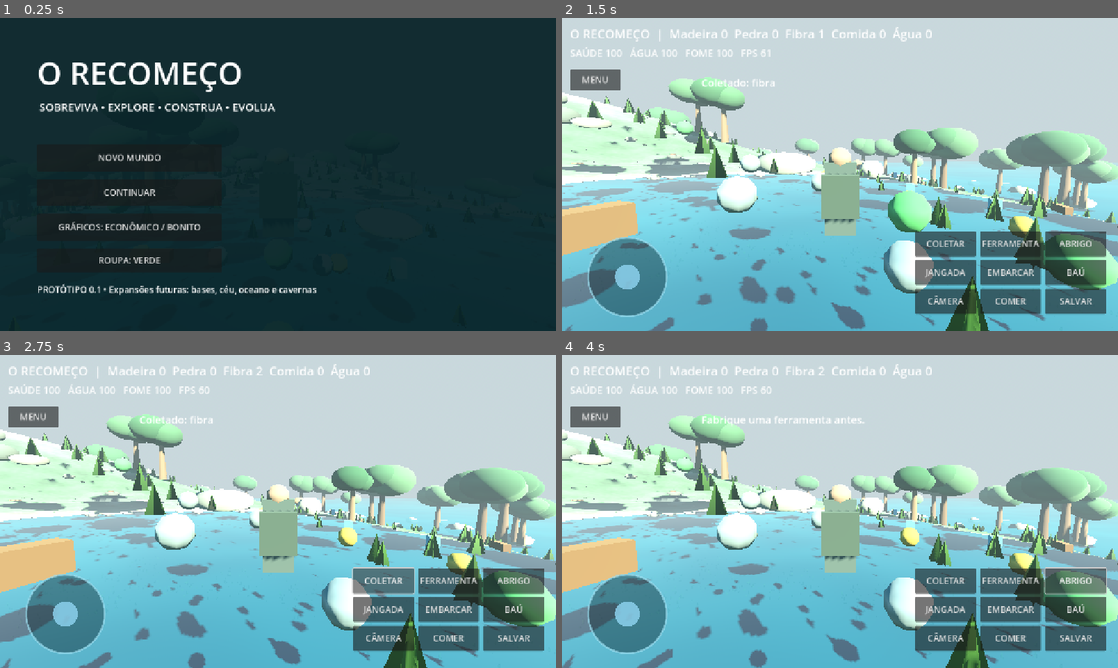
Above: before the commit, frames 1-4 (two rows, left to right).
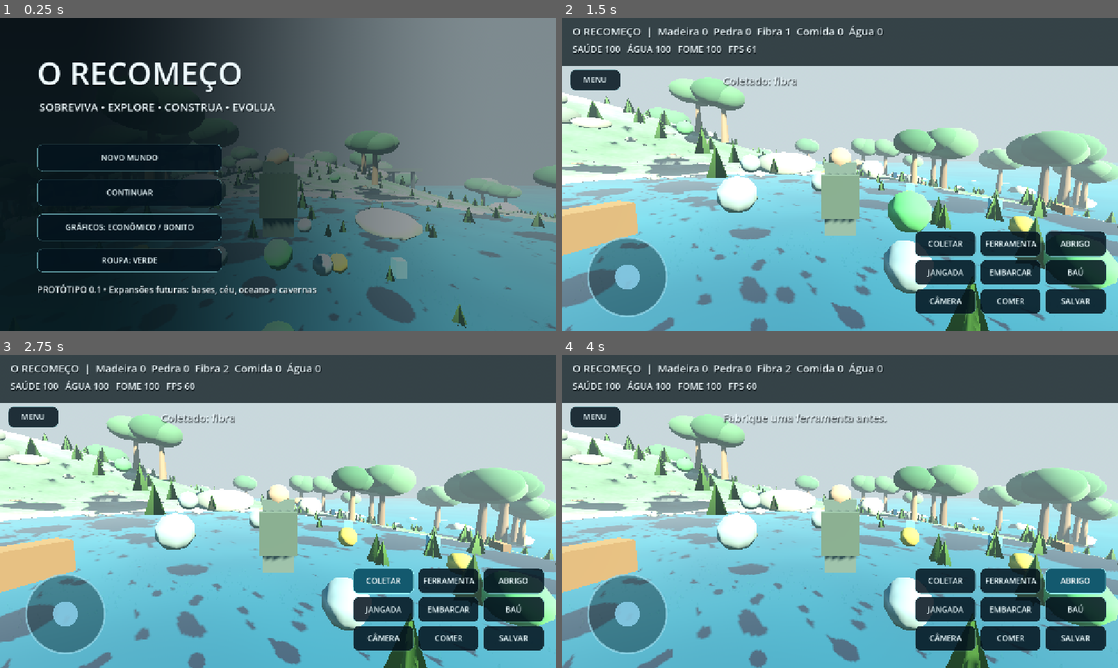
Above: after the commit, the same moments.

Repository: ronaldweker-prog/game
Game: Godot game, scene res://scenes/main.tscn
Same seed, same stepped clock (60 frames per second), same inputs: the game is played once before the commit and once after it.
Inputs (mouse positions are in pixels of both pictures, inside the frame that each line leads up to):
- Up to frame 1 (0.25 s): no input
- Up to frame 2 (1.5 s): click "NOVO MUNDO" at 0.5 s; tap Enter at 1.25 s; move the mouse to (867, 174) at 1.27 s; hold W from 1.28 s (still down); tap E at 1.35 s; click (867, 174) at 1.42 s
- Up to frame 3 (2.75 s): tap Space at 1.52 s; release W at 2 s; click "COLETAR" at 2 s
- Up to frame 4 (4 s): click "FERRAMENTA" at 2.75 s; click "ABRIGO" at 3.5 s

The runs differ from the first frame. In frame 1, 59% of the frame differs, in the area x 0-100%, y 0-100%; in frame 2, 24%; in frame 3, 24%; in frame 4, 24%.

Commit message:
Aplicar interface refinada ao menu e ao HUD mantendo controles e salvamento

Diff:
--- a/scripts/Main.gd
+++ b/scripts/Main.gd
@@ -7,6 +7,7 @@
 const VIRTUAL_STICK = preload("res://scripts/VirtualStick.gd")
 const WILDLIFE = preload("res://scripts/Wildlife.gd")
 const VISUAL_WORLD = preload("res://scripts/VisualWorld.gd")
+const UI_SKIN = preload("res://scripts/UISkin.gd")
 var game_config: Dictionary = {}
 var playing := false
 var player: CharacterBody3D
@@ -204,6 +205,7 @@
 	l.size = s
 	l.add_theme_font_size_override("font_size",sz)
 	parent.add_child(l)
+	UI_SKIN.style_label(l)
 	return l
 
 func _btn(parent: Control,t: String,p: Vector2,s: Vector2,method: Callable) -> Button:
@@ -212,6 +214,7 @@
 	b.position = p
 	b.size = s
 	b.add_theme_font_size_override("font_size",20)
+	UI_SKIN.style_button(b)
 	b.pressed.connect(method)
 	parent.add_child(b)
 	return b
@@ -224,7 +227,8 @@
 	hud.add_child(menu)
 	var bg := ColorRect.new()
 	bg.set_anchors_and_offsets_preset(Control.PRESET_FULL_RECT)
-	bg.color = Color(0.025,0.13,0.15,0.94)
+	bg.color = Color.WHITE
+	bg.material = UI_SKIN.menu_overlay()
 	menu.add_child(bg)
 	_label(menu,"O RECOMEÇO",Vector2(85,75),Vector2(780,110),72)
 	_label(menu,"SOBREVIVA • EXPLORE • CONSTRUA • EVOLUA",Vector2(90,185),Vector2(860,50),25)
@@ -237,9 +241,15 @@
 	hud_panel.set_anchors_and_offsets_preset(Control.PRESET_FULL_RECT)
 	hud_panel.mouse_filter = Control.MOUSE_FILTER_IGNORE
 	hud.add_child(hud_panel)
-	info = _label(hud_panel,"O RECOMEÇO",Vector2(18,15),Vector2(710,46),28)
-	status = _label(hud_panel,"SAÚDE 100   ÁGUA 100   FOME 100",Vector2(18,64),Vector2(800,52),23)
-	alert = _label(hud_panel,"",Vector2(320,130),Vector2(860,52),24)
+	var top_strip := ColorRect.new()
+	top_strip.name = "FaixaHUD"
+	top_strip.color = Color(0.015,0.065,0.085,0.75)
+	top_strip.size = Vector2(1280,111)
+	top_strip.mouse_filter = Control.MOUSE_FILTER_IGNORE
+	hud_panel.add_child(top_strip)
+	info = _label(hud_panel,"O RECOMEÇO",Vector2(24,12),Vector2(1100,46),24)
+	status = _label(hud_panel,"SAÚDE 100   ÁGUA 100   FOME 100",Vector2(24,56),Vector2(1100,52),21)
+	alert = _label(hud_panel,"",Vector2(370,125),Vector2(860,52),24)
 	var keys := [["COLETAR","collect"],["FERRAMENTA","craft"],["ABRIGO","shelter"],["JANGADA","raft"],["EMBARCAR","board"],["BAÚ","chest"],["CÂMERA","camera"],["COMER","eat"],["SALVAR","save"]]
 	for i in range(keys.size()):
 		var method := String(keys[i][1])
